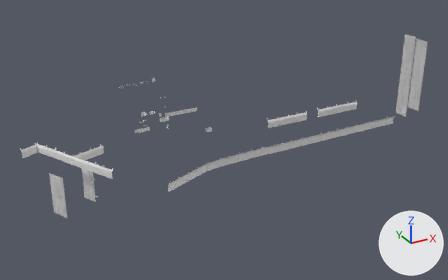
The FBX model Assets/Environment/Unique/Scene_A/SM_Scene_A_Fence00.fbx as it was, and as the next commit left it.
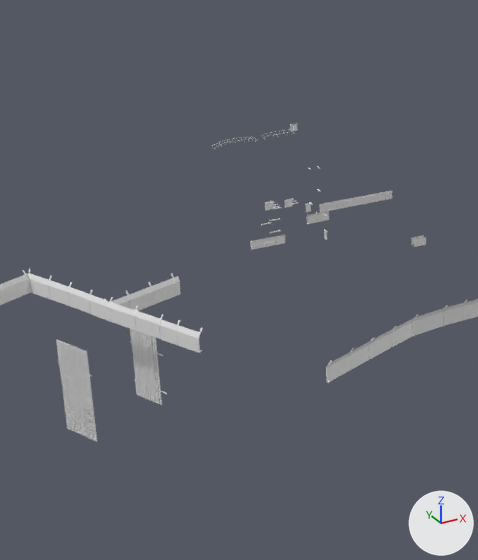
Old and new are each drawn whole from a camera (50 mm lens) standing at (-317.0, -774.0, 278.0) and looking at (62.0, -83.0, -67.0) and again close up on the part from 5% to 52% of the width and 8% to 97% of the height. The axes (+X, +Y, +Z) are drawn at lower right. The lights are the same throughout. Materials are left out; every surface is plain grey. Where no turn or scale is listed for an object, it has been applied to the vertices.

The first close-up shows 'SM_Scene_A_Fence00'.
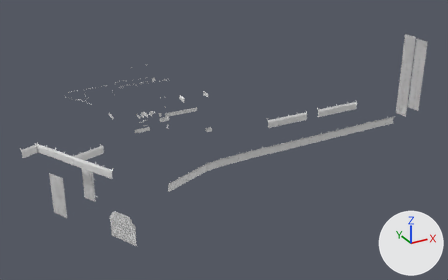
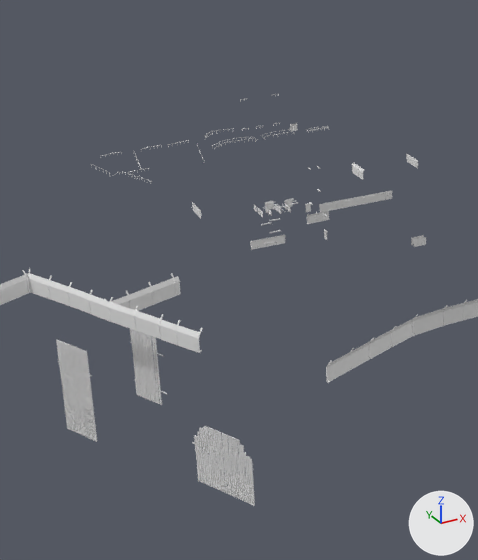
What differs and where, as boxes [x1, y1, x2, y2] in the close-ups (478 x 560 px):
'SM_Scene_A_Fence00', reshaped: before [0, 122, 478, 442]; after [0, 94, 478, 506]
part 1 of me_cube_131, added: after [352, 163, 364, 180]
part 2 of me_cube_131, added: after [91, 94, 410, 217]
part 3 of me_cube_131, added: after [194, 426, 255, 506]

Patch to the scene script:
```diff
--- a/Assets/Environment/Unique/Scene_A/SM_Scene_A_Fence00.fbx.py
+++ b/Assets/Environment/Unique/Scene_A/SM_Scene_A_Fence00.fbx.py
@@ me_cube_131 @@
 # used by ob_sm_scene_a_fence00; location = (0.0, 0.0, 0.0)
-me_cube_131.from_pydata(...)  # 5036 vertices, 4334 faces; spans x -210.0..400.0, y -257.0..61.0, z -96.0..37.0
+me_cube_131.from_pydata(...)  # 9342 vertices, 8064 faces; spans x -210.0..400.0, y -257.0..92.0, z -96.0..37.0
+# me_cube_131 part 1: the loose piece of 6 vertices spanning x 5.0..20.0, y 5.0..6.0, z -61.0..-55.0 is copied, and the copy is turned 90 degrees about the z axis through its middle, then moved by (15.0, -30.0, 38.0); it spans x 27.0..28.0, y -32.0..-17.0, z -23.0..-16.0
+# me_cube_131 part 2: 3432 vertices added at x -108.0..93.0, y 7.0..92.0, z -69.0..7.0
+# me_cube_131 part 3: 520 vertices added at x -150.0..-134.0, y -255.0..-222.0, z -79.0..-47.0
```
